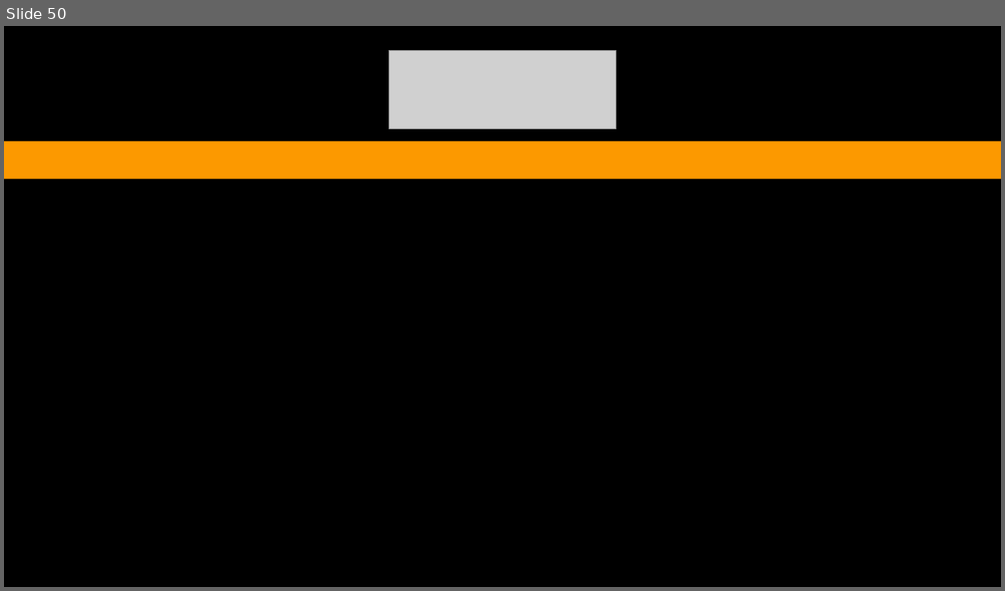
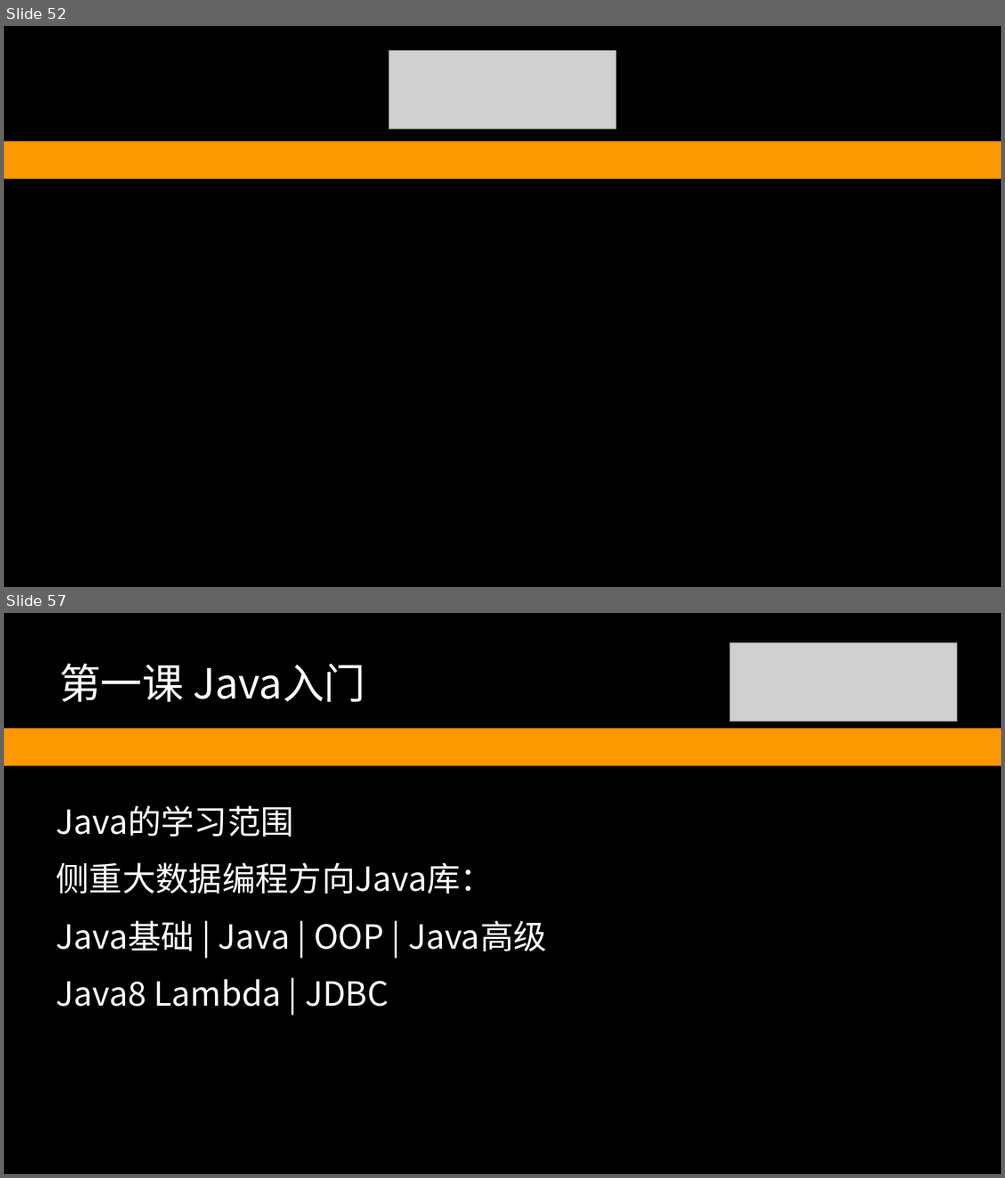
Before and after one commit to redskirt/liu-coding, a slide deck: doc/LiuCoding-TUT 2.pptx. Shown one above the other, each under a label of ours: slide 50 before the commit, slides 52 and 57 after it; the slides between them are not shown. The pictures are 1005x591 and 1005x1178 pixels, drawn with LibreOffice and Linux fonts; fonts in the diff are those of the drawing; grey boxes stand for pictures. Boxes give left, top, right and bottom in pixels: in the first picture for what was removed or moved away, otherwise in the second. Text is boxed around its words. In the diff, an @@ line names an element or a change of style, - is before the commit and + after.

```diff
--- a/doc/LiuCoding-TUT 2.pptx
+++ b/doc/LiuCoding-TUT 2.pptx
@@ slide 57 added at bbox=[4, 613, 1001, 1174], background #FFFFFF; not listed: 2 template elements that a slide beside it also shows @@
@@ text added at bbox=[59, 663, 365, 702], 40 pt, text #FFFFFF @@
+第一课 Java入门
@@ picture added at bbox=[730, 643, 956, 721] @@
@@ text added at bbox=[56, 805, 547, 1006], 32 pt, text #FFFFFF @@
+Java的学习范围
+侧重大数据编程方向Java库：
+Java基础 | Java | OOP | Java高级
+Java8 Lambda | JDBC
@@ what was slide 50 is now slide 52 @@
```
Also in this commit, not shown: 15 slides changed, 9 other slides added, 5 other files.
